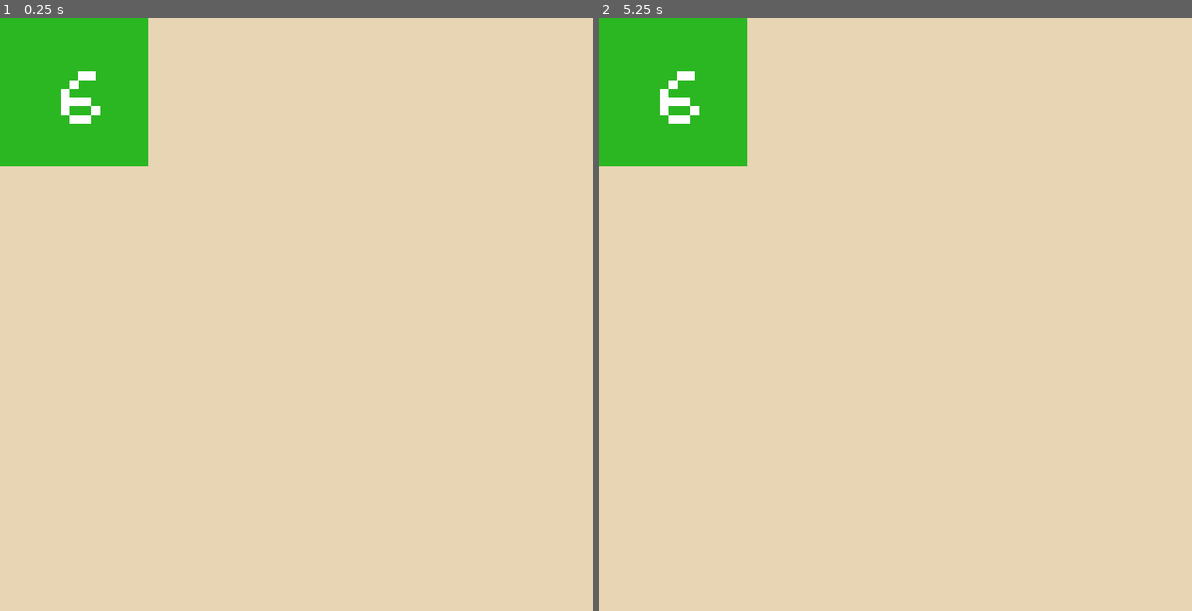
Above: before the commit, frames 1-2 (left to right).
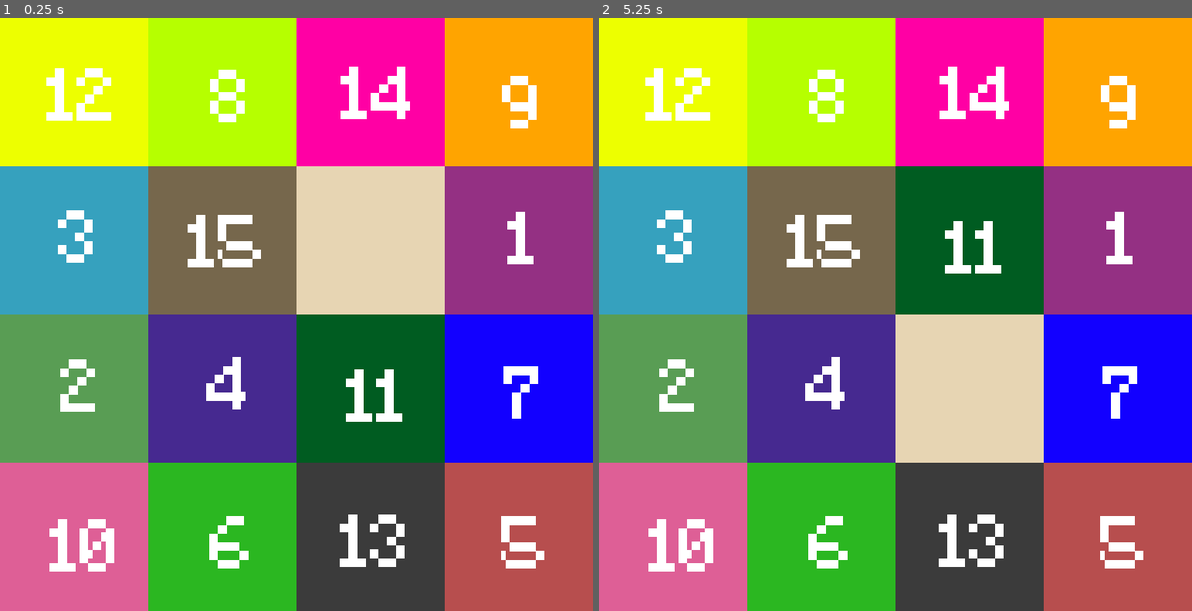
Above: after the commit, the same moments.

Repository: grzi/taquin_godot
Game: Godot game, scene res://src/main/Taquin.tscn
Two runs of this game, one before a commit and one after it. Both use one fixed random seed, a clock stepped at 60 frames per second and the inputs below. Before the commit the project has no main scene; this scene is started directly in both runs. The engine's default icon, where the game draws it, is replaced by a stand-in: a white triangle on a blue panel in a dark square.
Inputs (mouse positions are in pixels of both pictures, inside the frame that each line leads up to):
- Up to frame 1 (0.25 s): no input
- Up to frame 2 (5.25 s): tap Enter at 0.5, 2, 3.5 s; move the mouse to (1025, 284) at 0.52 s; click (1025, 284) at 0.67 s; tap Space at 1.25, 2.75, 4.25 s; move the mouse to (776, 344) at 1.27 s; click (776, 344) at 1.42 s; move the mouse to (954, 184) at 2.02 s; click (954, 184) at 2.17 s; move the mouse to (865, 433) at 2.77 s; click (865, 433) at 2.92 s; move the mouse to (1073, 403) at 3.52 s; click (1073, 403) at 3.67 s; move the mouse to (717, 225) at 4.27 s; click (717, 225) at 4.42 s; move the mouse to (925, 314) at 5.02 s; click (925, 314) at 5.17 s

The runs differ from the first frame. In frame 1, 94% of the frame differs, in the area x 0-100%, y 0-100%; in frame 2, 94%.

Commit message:
add game

Diff:
--- a/project.godot
+++ b/project.godot
@@ -11,6 +11,7 @@
 [application]
 
 config/name="taquin"
+run/main_scene="res://src/main/Taquin.tscn"
 config/features=PackedStringArray("4.0", "Forward Plus")
 config/icon="res://icon.svg"
 
--- a/src/main/Board.gd
+++ b/src/main/Board.gd
@@ -1,28 +1,64 @@
 extends Area2D
 
 @export var current_level_image : Texture2D;
+var current_board = [];
+var current_board_cases = [];
+enum Direction{ LEFT, RIGHT, TOP, BOTTOM, NONE};
 
-var icase;
-
-var current_board = [];
 
 func _ready():
 	assert(current_level_image != null, "Level image must not be null");
 	assert(current_level_image.get_width() == current_level_image.get_height(), "Level image must have width == height");
 
 	init_board();
+	shuffle_board();
+	for i in 4:
+		for j in 4:
+			if(current_board[i][j] == 0):
+				current_board_cases[i].append(null)
+				continue;
+			var case = preload("res://src/main/Case.tscn").instantiate();
+			case.position.x = float(j * 192.0);
+			case.position.y = float(i * 192.0);
+			var sprite = case.get_node("Sprite2D") as Sprite2D;
+			sprite.region_rect.position.x = ((current_board[i][j]-1) % 4 as int) * 192;
+			sprite.region_rect.position.y = ((current_board[i][j]-1) / 4 as int) * 192;
+			case.connect("case_clicked", _on_case_clicked);
+			add_child(case);
+			current_board_cases[i].append(case);
 
+
+	# tentative d'ajout d'une case
+
+	pass
+
+func _on_case_clicked(x, y):
+	var direction = compute_direction(x,y);
 	print(current_board);
 
-	# tentative d'ajout d'une case
-	var case = preload("res://src/main/Case.tscn").instantiate();
-	add_child(case);
-	icase = case;
-	pass
+	match direction:
+		Direction.LEFT:
+			current_board[y][x-1] = current_board[y][x];
+			current_board[y][x] = 0;
+			current_board_cases[y][x-1] = current_board_cases[y][x];
+			current_board_cases[y][x-1].position.x-=192;
+		Direction.RIGHT:
+			current_board[y][x+1] = current_board[y][x];
+			current_board[y][x] = 0;
+			current_board_cases[y][x+1] = current_board_cases[y][x];
+			current_board_cases[y][x+1].position.x+=192;
+		Direction.TOP:
+			current_board[y-1][x] = current_board[y][x];
+			current_board[y][x] = 0;
+			current_board_cases[y-1][x] = current_board_cases[y][x];
+			current_board_cases[y-1][x].position.y-=192;
+		Direction.BOTTOM:
+			current_board[y+1][x] = current_board[y][x];
+			current_board[y][x] = 0;
+			current_board_cases[y+1][x] = current_board_cases[y][x];
+			current_board_cases[y+1][x].position.y += 192;
+	pass # Replace with function body.
 
-func _process(_delta):
-	print(icase);
-	pass
 
 # We could have directly initialized the board in it's target
 # state, but this method is here to show how to initialize
@@ -30,6 +66,31 @@
 func init_board():
 	for x in 4:
 		current_board.append([]);
+		current_board_cases.append([]);
 		for y in 4:
-			current_board[x].append(true);
-	current_board[3][3] = false;
+			current_board[x].append(x*4 + y + 1);
+	current_board[3][3] = 0;
+
+
+func shuffle_board():
+	var rng = RandomNumberGenerator.new();
+	for i in 100:
+		var x = rng.randi_range(0, 3);
+		var y = rng.randi_range(0, 3);
+		var x2 = rng.randi_range(0, 3);
+		var y2 = rng.randi_range(0, 3);
+
+		var tmp = current_board[x][y];
+		current_board[x][y] = current_board[x2][y2];
+		current_board[x2][y2] = tmp
+
+func compute_direction(x, y):
+	if x > 0 && current_board[y][x-1] == 0:
+		return Direction.LEFT
+	if y > 0 && current_board[y-1][x] == 0:
+		return Direction.TOP
+	if x < 3 && current_board[y][x+1] == 0:
+		return Direction.RIGHT
+	if y < 3 && current_board[y+1][x] == 0:
+		return Direction.BOTTOM
+	return Direction.NONE
--- a/src/main/Case.gd
+++ b/src/main/Case.gd
@@ -1,12 +1,13 @@
 extends Node2D
 
-@export var current_position = Vector2(0,0);
+signal case_clicked(x, y);
 
-# Called when the node enters the scene tree for the first time.
-func _ready():
+func _on_input_event(viewport, event, shape_idx):
+	if event is InputEventMouseButton:
+		var click_event = event as InputEventMouseButton;
+		if click_event.button_index == 1 && click_event.pressed:
+			var x = position.x / 192 as int;
+			var y = position.y / 192 as int;
+			case_clicked.emit(x,y);
+
 	pass # Replace with function body.
-
-
-# Called every frame. 'delta' is the elapsed time since the previous frame.
-func _process(delta):
-	pass
--- a/src/main/Case.tscn
+++ b/src/main/Case.tscn
@@ -1,13 +1,29 @@
-[gd_scene load_steps=3 format=3 uid="uid://d1e4ldafn70fr"]
+[gd_scene load_steps=5 format=3 uid="uid://d1e4ldafn70fr"]
 
 [ext_resource type="Script" path="res://src/main/Case.gd" id="1_g4ckf"]
 [ext_resource type="Texture2D" uid="uid://bc4eljbacyrip" path="res://assets/taquin.png" id="1_ky1md"]
 
-[node name="Case" type="Node2D"]
+[sub_resource type="RectangleShape2D" id="RectangleShape2D_lukta"]
+size = Vector2(192, 192)
+
+[sub_resource type="GDScript" id="GDScript_v6nkj"]
+script/source = "extends CollisionShape2D
+
+
+"
+
+[node name="Case" type="Area2D"]
 script = ExtResource("1_g4ckf")
 
 [node name="Sprite2D" type="Sprite2D" parent="."]
 texture = ExtResource("1_ky1md")
 centered = false
 region_enabled = true
-region_rect = Rect2(192, 192, 192, 192)
+region_rect = Rect2(0, 0, 192, 192)
+
+[node name="CollisionShape2D" type="CollisionShape2D" parent="."]
+position = Vector2(96, 96)
+shape = SubResource("RectangleShape2D_lukta")
+script = SubResource("GDScript_v6nkj")
+
+[connection signal="input_event" from="." to="." method="_on_input_event"]
Not shown, added: export_presets.cfg
